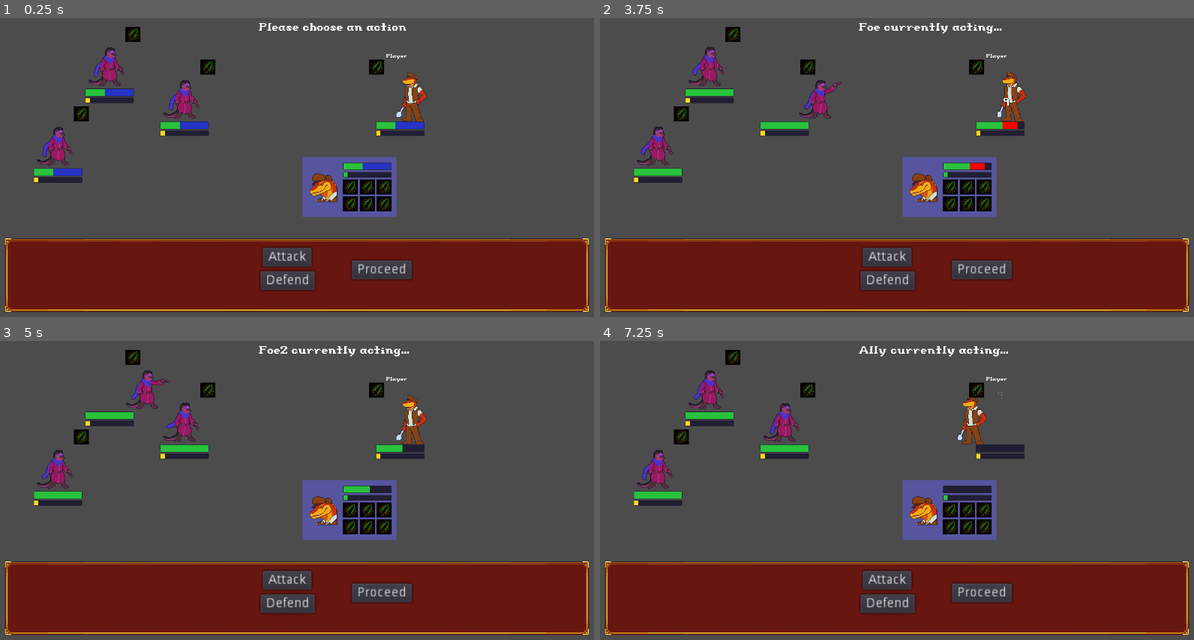
Above: before the commit, frames 1-4 (two rows, left to right).
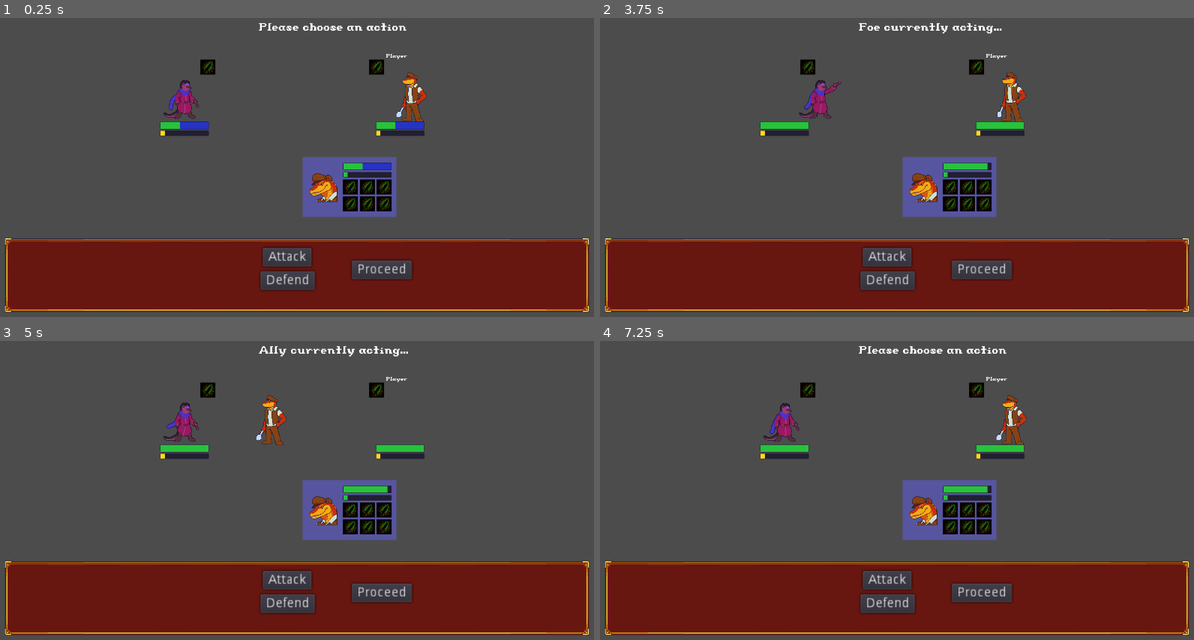
Above: after the commit, the same moments.

Repository: Introdile/SenRPG
Game: Godot game, scene res://Battle/Battle.tscn
Same seed, same stepped clock (60 frames per second), same inputs: the game is played once before the commit and once after it.
Inputs (mouse positions are in pixels of both pictures, inside the frame that each line leads up to):
- Up to frame 1 (0.25 s): no input
- Up to frame 2 (3.75 s): click (950, 188) at 0.5 s; click "Attack" at 1.25 s; click "Defend" at 2 s; click "Proceed" at 2.75 s; click (968, 188) at 3.5 s
- Up to frame 3 (5 s): click (386, 511) at 4.25 s
- Up to frame 4 (7.25 s): click (950, 526) at 5 s; click (968, 526) at 5.75 s; click (986, 526) at 6.5 s

The runs differ from the first frame. In frame 1, 1.8% of the frame differs, in the area x 5-24%, y 3-56%; in frame 2, 1.9%; in frame 3, 3.1%; in frame 4, 3.3%, in the area x 5-72%, y 1-56%.
Error before the commit: Invalid call. Nonexistent function 'has' in base 'Nil'. (res://Database/Global_DatabaseReader.gd:40)

Commit message:
loading battlers from file
Started getting loading battlers from file working. With this step, I'll be able to change stuff over from using the temp stats battlers currently have to their actual stats and get abilities to load into the ui and such

Diff:
--- a/Battle/Battle.gd
+++ b/Battle/Battle.gd
@@ -30,11 +30,18 @@
 func _ready():
 	#TODO: uhhhhhh get ready bitches
 	changeState(battleState.START)
+	var allypos = get_tree().get_nodes_in_group("ally")
+	for i in Global_GameData.party:
+		var nbi = load(i.char_battler_scene)
+		var n = nbi.instance()
+		n.global_position = allypos[0].global_position
+		$Battlers.add_child(n)
 	for i in battlers:
-		if i.name == "Foe" or i.name == "Foe2" or i.name == "Foe3":
+		if i.name == "Foe":
+			i.character = Global_GameData.foeparty[0]
 			foes.append(i)
 		if i.name == "Ally":
-			i.charInstance = Global_GameData.party[0]
+			i.character = Global_GameData.party[0]
 			ally.append(i)
 			var nui = charUI.instance()
 			nui.attachedChar = i
--- a/Battle/Battle.tscn
+++ b/Battle/Battle.tscn
@@ -31,20 +31,23 @@
 [node name="Foe" parent="Battlers" index="1" instance=ExtResource( 3 )]
 
 position = Vector2( 400, 320 )
+_sections_unfolded = [ "Transform" ]
 max_hp = 250
 _defense = 16
 
-[node name="Foe2" parent="Battlers" index="2" instance=ExtResource( 3 )]
+[node name="AllyPos" type="Position2D" parent="Battlers" index="2" groups=[
+"ally",
+]]
 
-position = Vector2( 240, 250 )
-max_hp = 250
-_defense = 16
+position = Vector2( 860, 310 )
+_sections_unfolded = [ "Transform" ]
 
-[node name="Foe3" parent="Battlers" index="3" instance=ExtResource( 3 )]
+[node name="FoePos" type="Position2D" parent="Battlers" index="3" groups=[
+"foe",
+]]
 
-position = Vector2( 130, 420 )
-max_hp = 250
-_defense = 16
+position = Vector2( 400, 320 )
+_sections_unfolded = [ "Transform" ]
 
 [node name="UI" type="Control" parent="." index="1"]
 
--- a/Battle/Battler.gd
+++ b/Battle/Battler.gd
@@ -46,8 +46,7 @@
 onready var front = get_node("positions/front")
 onready var back = get_node("positions/back")
 
-onready var characterScript = preload("res://Scripts/character.gd")
-var charInstance
+var character
 
 func _ready():
 	randomize()
@@ -71,6 +70,10 @@
 		back.position = Vector2(-back.position.x, 0)
 
 func _process(delta):
+	if character == null:
+		print("I don't have a character!")
+		self.queue_free()
+
 	$Label.text = "position: " + str(sprite.global_position) + "\nstart_pos: " + str(start_pos)
 	$Label.text += "\nanimating: " + str(animating)
 	if last_hp != hp:
@@ -121,6 +124,13 @@
 				processingStack = true
 
 
+func set_from_reference():
+	if character == null:
+		print("No reference set! :(")
+		self.queue_free()
+		return
+
+
 ## ANIMATION HANDLING ##
 
 # the animationStack variable should hold all the information on each action in the animation
--- a/Battle/Renda.tscn
+++ b/Battle/Renda.tscn
@@ -81,7 +81,6 @@
 position = Vector2( 0, 0 )
 texture = ExtResource( 2 )
 hframes = 5
-frame = 0
 
 [node name="battlerAnim" parent="." index="2"]
 
--- a/Battle/UI/characterUI.gd
+++ b/Battle/UI/characterUI.gd
@@ -16,7 +16,7 @@
 		self.queue_free()
 		return
 
-	attachedChar.connect("hp_changed",self,"updateHP")
+	attachedChar.character.connect("hp_changed",self,"updateHP")
 
 	update_icon(null)
 
--- a/Database/Global_GameData.gd
+++ b/Database/Global_GameData.gd
@@ -1,6 +1,8 @@
 extends Node
 
 var party = []
+
+var foeparty = []
 
 onready var characterScript = preload("res://Scripts/character.gd")
 
@@ -8,4 +10,7 @@
 	var n = characterScript.new()
 	n.load_info_from_database("character",0)
 	party.append(n)
-	print(party[0].char_name)
+
+	n = characterScript.new()
+	n.load_info_from_database("character",1)
+	foeparty.append(n)
--- a/Database/abilityDatabase.json
+++ b/Database/abilityDatabase.json
@@ -40,102 +40,6 @@
 			{ "key": "move", "pos":"SELF_FRONT", "move_type": "run", "speed": 0.5 },
 			{ "key": "animation", "animation": "attack" },
 		],
-		"cooldown": 2.0
-	},
-	"2": {
-		"name": "Fire Shield",
-		"description": "Puts up a fire-infused shield, protecting the user and dealing damage to any who dare attack them.",
-		"icon": "res://Assets/AbilityIcons/protect-red-1.png",
-		"type": "Buff",
-		"power": 2.0,
-		"effects": [
-			{ "effectID": "-1", "effectTar": "-1" },
-		],
-		"animation": [],
-		"cooldown": 4.0,
-	},
-	"3": {
-		"name": "Rage",
-		"description": "Builds up rage within ones-self, increasing [color=red]attack[/color], while decreasing [color=blue]defense[/color].",
-		"icon": "res://Assets/AbilityIcons/evil-eye-red-1.png",
-		"type": "Buff",
-		"power": 0.0,
-		"effects": [
-			{ "effectID": "-1", "effectTar": "-1" },
-		],
-		"animation": [],
-		"cooldown": 6.0
-	},
-	"4": {
-		"name": "Arcane Destruction",
-		"description": "Fires a burst of arcane energy, devastating any who are hit.",
-		"icon": "res://Assets/AbilityIcons/fireball-eerie-1.png",
-		"type": "Damage",
-		"power": 15.0,
-		"effects": [
-			{ "effectID": "-1", "effectTar": "-1" },
-		],
-		"animation": [],
-		"cooldown": 8.0
-	},
-	"5": {
-		"name": "Dark Aegis",
-		"description": "Completely nullifies all damage taken, until the effect wears off, where all the damage nullified is dealt.",
-		"icon": "res://Assets/AbilityIcons/protect-magenta-2.png",
-		"type": "Buff",
-		"power": 0.0,
-		"effects": [
-			{ "effectID": "-1", "effectTar": "-1" },
-		],
-		"animation": [],
-		"cooldown": 22.0
-	},
-	"6": {
-		"name": "Soothing Sunlight",
-		"description": "Beams down the warmth of the sun on a target, [color=green]healing[/color] them.",
-		"icon": "res://Assets/AbilityIcons/heal-royal-3.png",
-		"type": "Heal",
-		"power": 12.0,
-		"effects": [
-			{ "effectID": "-1", "effectTar": "-1" },
-		],
-		"animation": [],
-		"cooldown": 6.0
-	},
-	"7": {
-		"name": "Growth",
-		"description": "Infuses an ally with regeneration, causing them to [color=green]heal[/color] with every turn that passes.",
-		"icon": "res://Assets/AbilityIcons/heal-jade-1.png",
-		"type": "Heal",
-		"power": 2.0,
-		"effects": [
-			{ "effectID": "-1", "effectTar": "-1" },
-		],
-		"animation": [],
-		"cooldown": 4.0
-	},
-	"8": {
-		"name": "Magnetism",
-		"description": "Magnetises your weapon, causing it to lower the defense of any foe hit by it.",
-		"icon": "res://Assets/AbilityIcons/enchant-royal-2.png",
-		"type": "Buff",
-		"power": 0.0,
-		"effects": [
-			{ "effectID": "-1", "effectTar": "-1" },
-		],
-		"animation": [],
-		"cooldown": 4.0
-	},
-	"9": {
-		"name": "Supercalifrageliciousexpialidotious",
-		"description": "An arcane chant that causes a variety of [color=blue]effects[/color]. It first enchants your weapon with pumpkins, causing foes hit by basic attacks to become disoriented. Next, it enchants the user with [color=red]Freshness[/color], causing all foes to have a change of being charmed each turn, with the chance of being charmed increasing with each turn that passes. Lastly it has a really long description, just to test the limits of this tiny description box.",
-		"icon": "res://Assets/AbilityIcons/enchant-royal-3.png",
-		"type": "Buff",
-		"power": 1000.0,
-		"effects": [
-			{ "effectID": "-1", "effectTar": "-1" },
-		],
-		"animation": [],
-		"cooldown": 1.0
+		"cooldown": 2.0,
 	},
 }
--- a/Database/characterDatabase.json
+++ b/Database/characterDatabase.json
@@ -7,7 +7,23 @@
 		"role": "DAMAGE",
 		"path_to_battler": "res://Battle/Renda.tscn",
 		"max_hp": 32,
-		"might": 8W,
+		"might": 8,
+		"tough": 8,
+		"power": 8,
+		"ward": 8,
+		"speed": 8,
+		"abilities": [0,1],
+		"equips": [],
+	},
+	"1": {
+		"name": "Wamagra",
+		"icon": "res://Assets/Portraits/renda_portraits.png",
+		"class": "Gunslinger",
+		"diet": "CARNIVORE",
+		"role": "DAMAGE",
+		"path_to_battler": "res://Battle/Wamagra.tscn",
+		"max_hp": 32,
+		"might": 8,
 		"tough": 8,
 		"power": 8,
 		"ward": 8,
--- a/Scripts/JSONParser/Global_JSONParser.gd
+++ b/Scripts/JSONParser/Global_JSONParser.gd
@@ -14,7 +14,7 @@
 
 	var data_parse = JSON.parse(data_text)
 	if data_parse.error != OK:
-		print("Error on line " + str(data_parse.error_line) + ": " + data_parse.error_string)
+		print("Error on line " + str(data_parse.error_line) + " of " + url + ": " + data_parse.error_string)
 		return
 
 	var data = data_parse.result
--- a/Scripts/character.gd
+++ b/Scripts/character.gd
@@ -17,6 +17,8 @@
 # hp/adr
 var base_health
 var mod_health = 0
+var current_health #setget sethp,gethp
+var hp_last_at
 
 var adrenaline = 100 # adrenaline max never changes
 
@@ -37,14 +39,19 @@
 var base_speed # influences position in turn order
 var mod_speed = 0
 
+signal hp_changed
+
 func load_info_from_database(which,id):
 	# which should be a string of either "character" or "enemy"
 	match which:
 		"character": database_raw = Global_DatabaseReader.character[id]
 
+	char_battler_scene = database_raw["path_to_battler"]
+
 	char_name = database_raw["name"]
 	char_icon = database_raw["icon"]
 	base_health = database_raw["max_hp"]
+	current_health = base_health
 
 	base_might = database_raw["might"]
 	base_tough = database_raw["tough"]
@@ -56,6 +63,16 @@
 
 	return self
 
+func removeHP(value):
+	hp_last_at = current_health
+	current_health -= value
+	emit_signal("hp_changed",value,"down")
+
+func addHP(value):
+	hp_last_at = current_health
+	current_health += value
+	emit_signal("hp_changed",value,"up")
+
 func load_abilities():
 	for i in database_raw["abilities"]:
 		ability_list.append(i)
--- a/battleFunctions.gd
+++ b/battleFunctions.gd
@@ -8,7 +8,7 @@
 	#b is the target
 	#ab is the ability
 	var dam = calculateDamage(a.attack,b.defense)
-	b.hp -= dam
+	b.character.removeHP(dam)
 
 
 static func calculateDamage(atk,def,boost=1.0):
